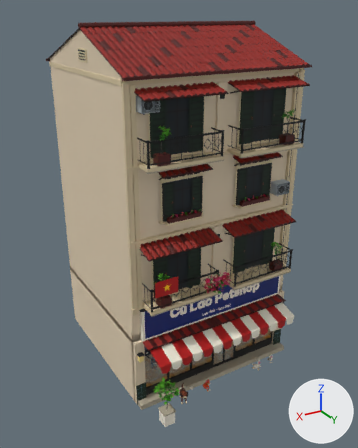
The FBX model Assets/PhoViet/Art/Streets/PV_StreetShop00_Petshop.fbx as it was, and as the next commit left it.
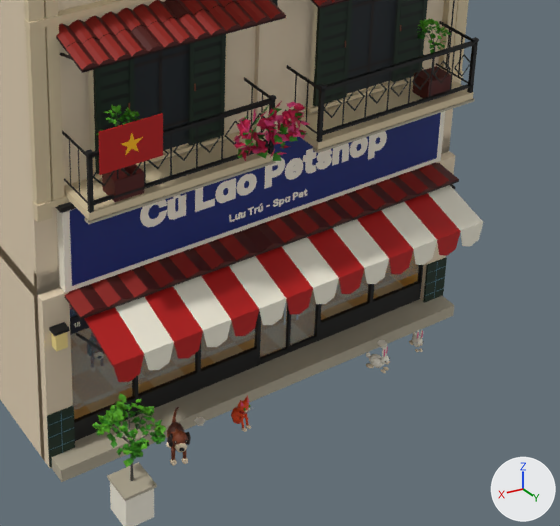
Old and new are each drawn whole from a camera (50 mm lens) standing at (11.48, 19.88, 16.26) and looking at (0.32, 1.28, 6.96) and again close up on the part from 33% to 90% of the width and 53% to 95% of the height. Lighting does not change. The marker at lower right points along +X, +Y and +Z. The older version's two pictures come first. Objects named as collision shapes, trigger or cutter boxes, shadow casters or lower levels of detail are left out. Where no turn or scale is listed for an object, it has been applied to the vertices. Vertices at exactly the same position are counted once.

Objects in the first close-up: 'PV_StreetShop00_Petshop_LOD0'.
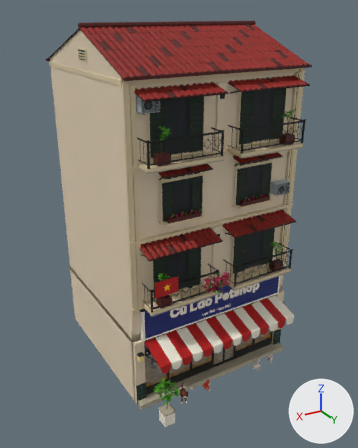
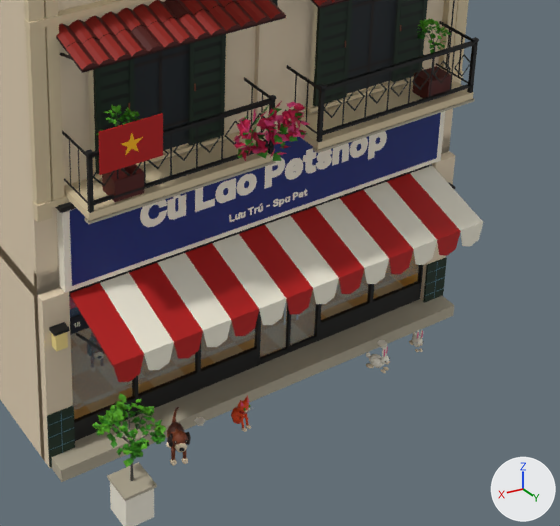
Diff of the bpy script that builds the scene:
```diff
--- a/Assets/PhoViet/Art/Streets/PV_StreetShop00_Petshop.fbx.py
+++ b/Assets/PhoViet/Art/Streets/PV_StreetShop00_Petshop.fbx.py
@@ me_pv_streetshop00_petshop_lod0 @@
 # used by ob_pv_streetshop00_petshop_lod0; location = (0.0, 0.0, 0.0)
-me_pv_streetshop00_petshop_lod0.from_pydata(...)  # 20203 vertices, 15847 faces; spans x -4.3..4.3, y -4.2..6.2, z 0.0..15.8
+me_pv_streetshop00_petshop_lod0.from_pydata(...)  # 20113 vertices, 15793 faces; spans x -4.3..4.3, y -4.2..6.2, z 0.0..15.8
+# me_pv_streetshop00_petshop_lod0 part 1: the loose piece of 90 vertices spanning x -3.8..3.8, y 3.9..4.6, z 3.1..3.3 is deleted
 me_pv_streetshop00_petshop_lod0.materials.append(mat_pv_streetatlas)
```

Location of each change, [x1, y1, x2, y2] in pixels of the close-ups (560 x 526 px):
part 1 of me_pv_streetshop00_petshop_lod0, deleted: before [65, 163, 459, 320]
